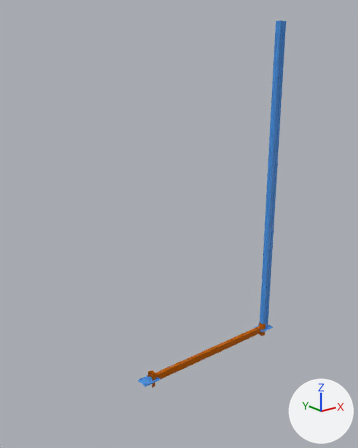
The Blender file models_workfiles/shelves.blend, before and after one commit.
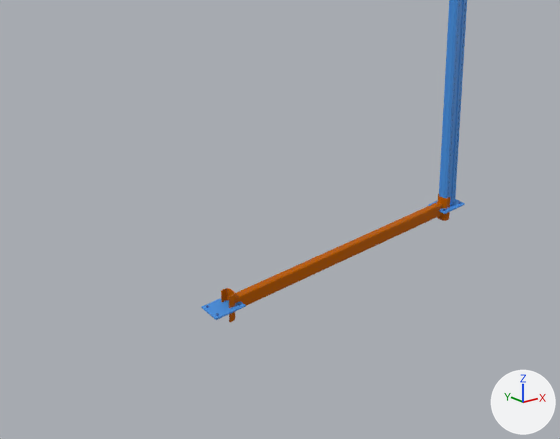
Each version appears first whole from a camera (50 mm lens) standing at (-4.64, -6.71, 5.65) and looking at (0.76, 0.04, 2.95), and next in a close-up on the part from 10% to 90% of the width and 50% to 100% of the height. The lights are fixed; the arrows at lower right show +X, +Y and +Z. The first two pictures are the older version.

The first close-up shows 'beam', 'post_other' and 2 more.
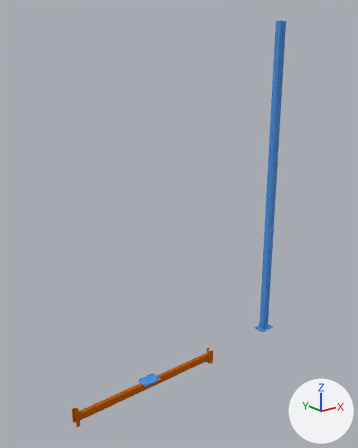
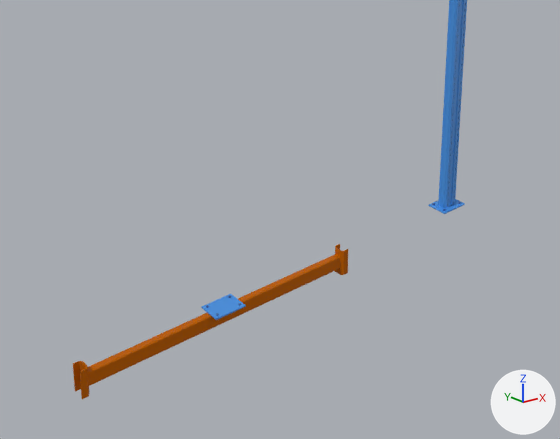
Where the change shows, as pixel boxes (x1, y1, x2, y2) in the close-ups (560 x 439 px):
'beam', moved
    before: (221, 194, 450, 322)
    after: (73, 244, 348, 399)

The edits, one by one:
me_plane_002 is used by ob_beam; location (0.0, 0.0, 0.0).
me_plane_002 had 64 vertices, 52 faces and spanned x 0.02..3.18, y -0.07..0.07, z -0.14..0.14.
me_plane_002 now has 64 vertices, 52 faces and spans x -1.58..1.58, y -0.07..0.07, z -0.22..0.07.
me_plane_002 part 1: the whole mesh is moved by (-1.6, 0.0, -0.08).
